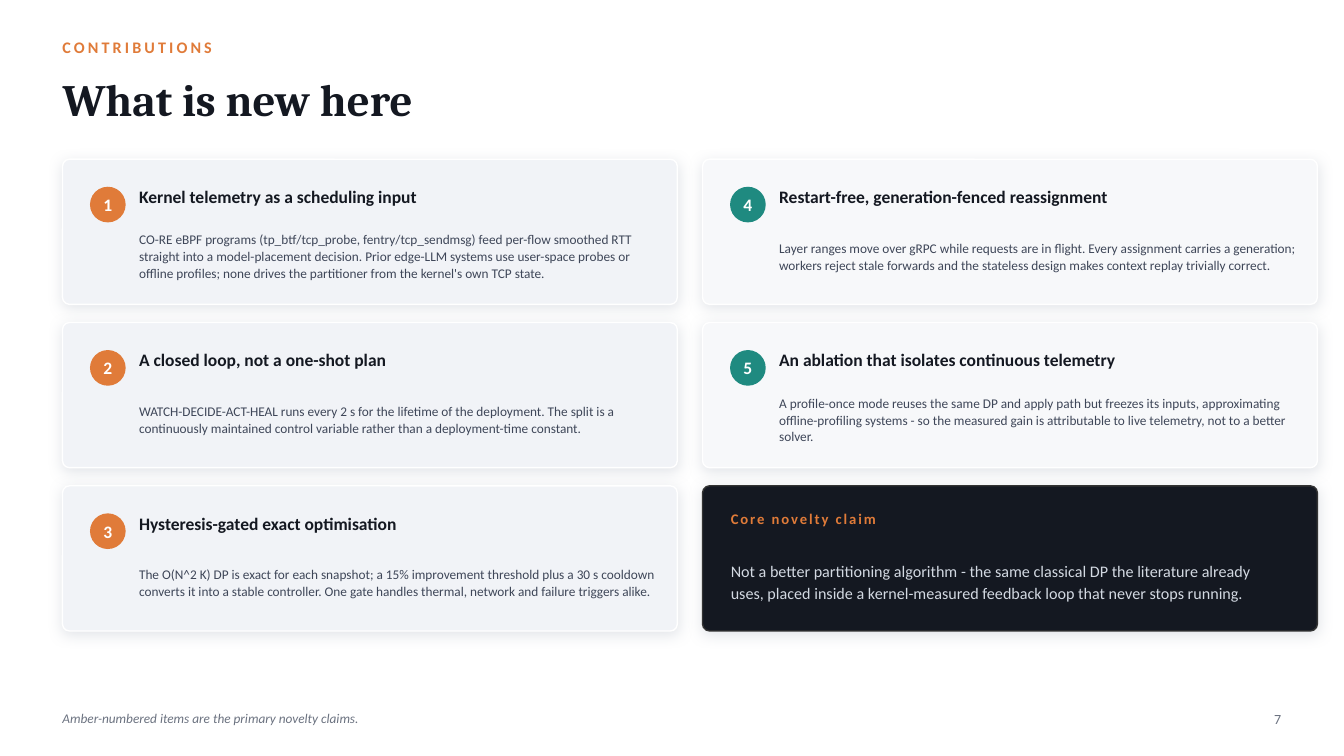
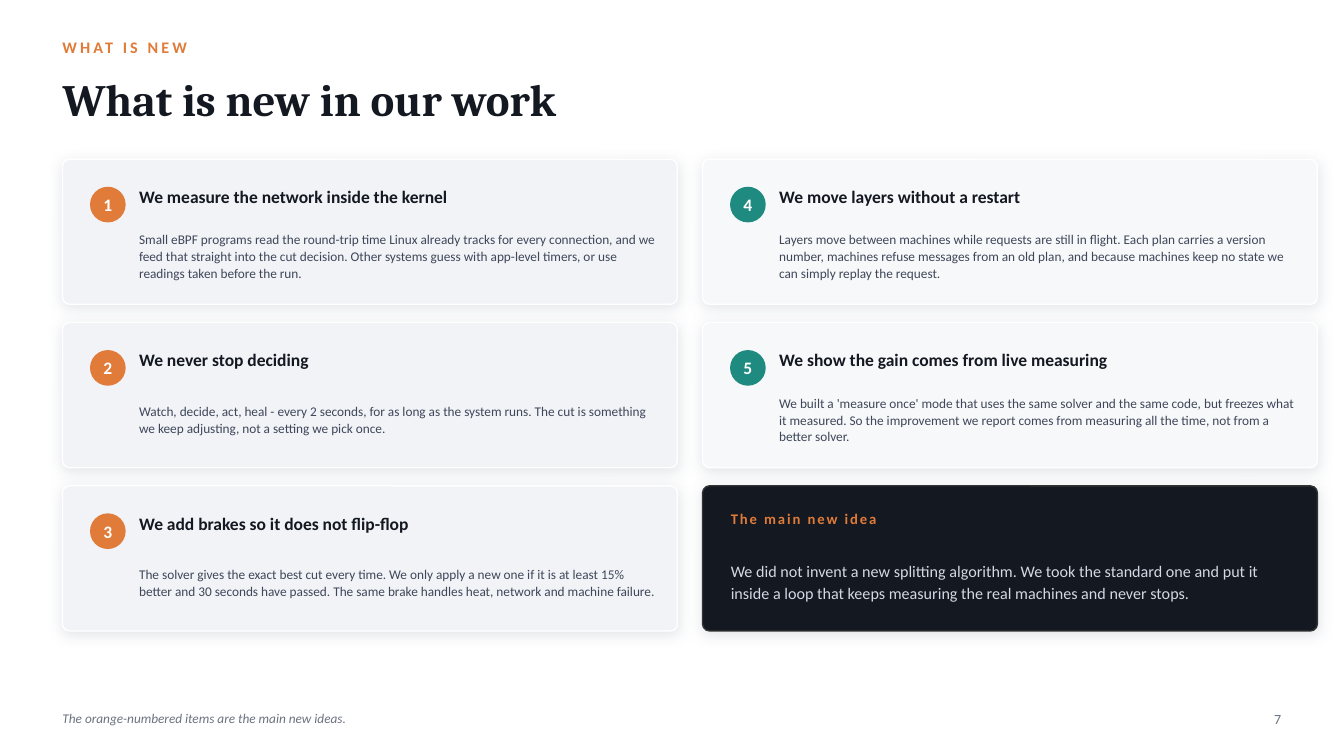
Before and after one commit to karnati-praveen/ebpf-, a slide deck: slide 7 of docs/presentation/KubeEdgeInfer.pptx. Drawn at 1344x756 pixels with LibreOffice and Linux fonts; fonts in the diff are those of the drawing. Boxes give left, top, right and bottom in pixels: in the first picture for what was removed or moved away, otherwise in the second. Text is boxed around its words. In the diff, an @@ line names an element or a change of style, - is before the commit and + after.

```diff
--- a/docs/presentation/KubeEdgeInfer.pptx
+++ b/docs/presentation/KubeEdgeInfer.pptx
@@ text at (62, 42, 211, 53): text changed @@
-CONTRIBUTIONS
+WHAT IS NEW
@@ text at (63, 84, 556, 117): text changed @@
-What is new here
+What is new in our work
@@ text at (139, 190, 447, 203): text changed @@
-Kernel telemetry as a scheduling input
+We measure the network inside the kernel
@@ text at (779, 190, 1020, 206): text changed @@
-Restart-free, generation-fenced reassignment
+We move layers without a restart
@@ text at (139, 234, 655, 281): text changed @@
-CO-RE eBPF programs (tp_btf/tcp_probe, fentry/tcp_sendmsg) feed per-flow smoothed RTT straight into a model-placement decision. Prior edge-LLM systems use user-space probes or offline profiles; none drives the partitioner from the kernel's own TCP state.
+Small eBPF programs read the round-trip time Linux already tracks for every connection, and we feed that straight into the cut decision. Other systems guess with app-level timers, or use readings taken before the run.
@@ text at (779, 234, 1284, 280): text changed @@
-Layer ranges move over gRPC while requests are in flight. Every assignment carries a generation; workers reject stale forwards and the stateless design makes context replay trivially correct.
+Layers move between machines while requests are still in flight. Each plan carries a version number, machines refuse messages from an old plan, and because machines keep no state we can simply replay the request.
@@ text at (139, 353, 308, 369): text changed @@
-A closed loop, not a one-shot plan
+We never stop deciding
@@ text at (779, 353, 1107, 369): text changed @@
-An ablation that isolates continuous telemetry
+We show the gain comes from live measuring
@@ text at (139, 406, 646, 436): text changed @@
-WATCH-DECIDE-ACT-HEAL runs every 2 s for the lifetime of the deployment. The split is a continuously maintained control variable rather than a deployment-time constant.
+Watch, decide, act, heal - every 2 seconds, for as long as the system runs. The cut is something we keep adjusting, not a setting we pick once.
@@ text at (779, 398, 1294, 441): text changed @@
-A profile-once mode reuses the same DP and apply path but freezes its inputs, approximating offline-profiling systems - so the measured gain is attributable to live telemetry, not to a better solver.
+We built a 'measure once' mode that uses the same solver and the same code, but freezes what it measured. So the improvement we report comes from measuring all the time, not from a better solver.
@@ text at (139, 517, 408, 533): text changed @@
-Hysteresis-gated exact optimisation
+We add brakes so it does not flip-flop
@@ text at (731, 513, 877, 524): text changed @@
-Core novelty claim
+The main new idea
@@ text at (139, 569, 655, 598): text changed @@
-The O(N^2 K) DP is exact for each snapshot; a 15% improvement threshold plus a 30 s cooldown converts it into a stable controller. One gate handles thermal, network and failure triggers alike.
+The solver gives the exact best cut every time. We only apply a new one if it is at least 15% better and 30 seconds have passed. The same brake handles heat, network and machine failure.
@@ text at (731, 566, 1258, 602): text changed @@
-Not a better partitioning algorithm - the same classical DP the literature already uses, placed inside a kernel-measured feedback loop that never stops running.
+We did not invent a new splitting algorithm. We took the standard one and put it inside a loop that keeps measuring the real machines and never stops.
@@ text at (62, 714, 346, 725): text changed @@
-Amber-numbered items are the primary novelty claims.
+The orange-numbered items are the main new ideas.
```
Also in this commit, not shown: 14 other slides changed, 10 other files.
